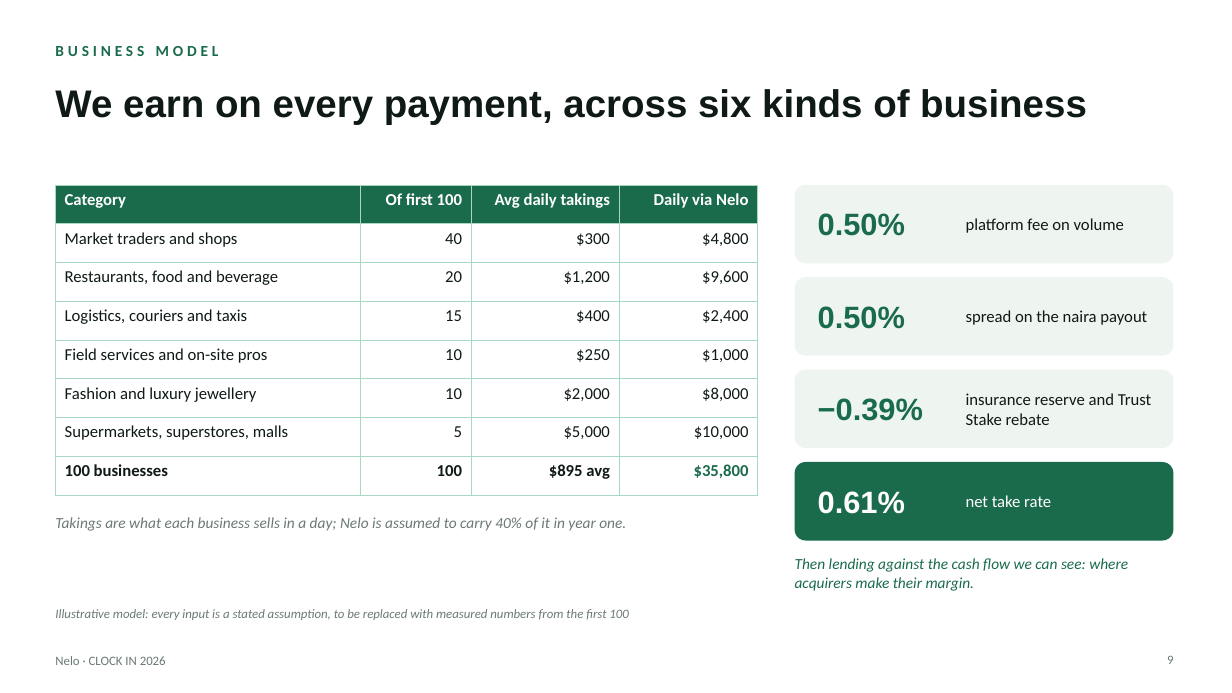
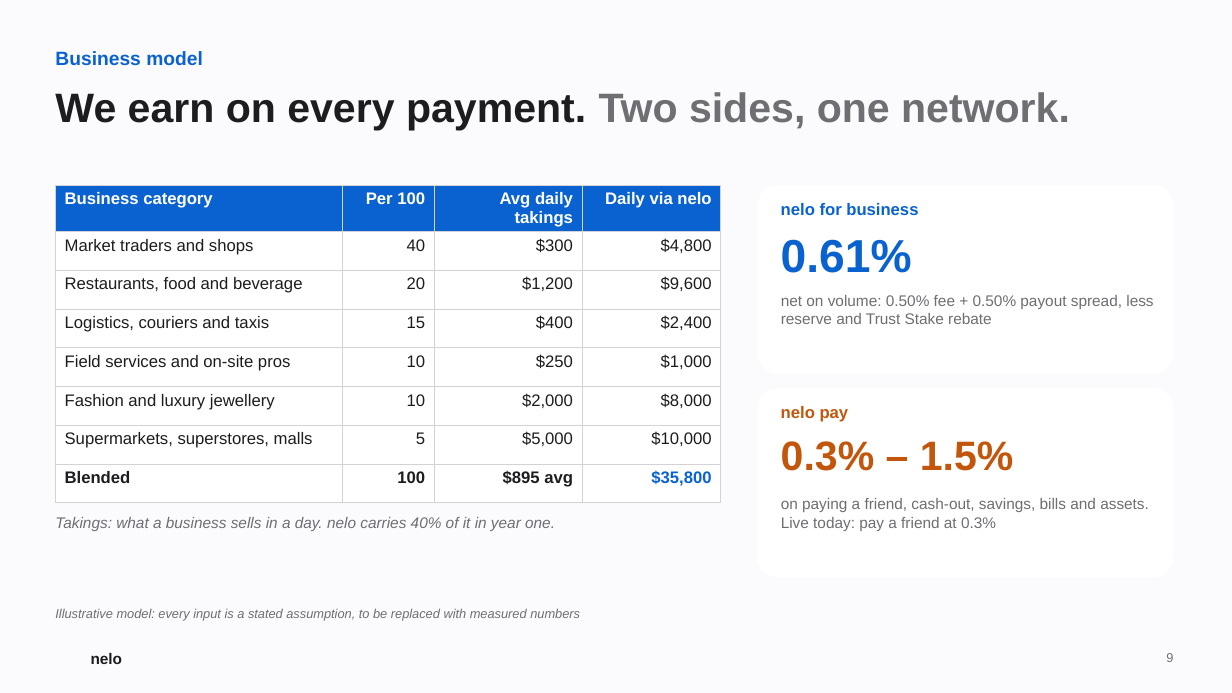
Before and after one commit to Udoka-AM/nelo, a slide deck: slide 9 of docs/deck/nelo-deck.pptx. Drawn at 1232x693 pixels with LibreOffice and Linux fonts; fonts in the diff are those of the drawing; background and template pictures are left out. Boxes give left, top, right and bottom in pixels: in the first picture for what was removed or moved away, otherwise in the second. Text is boxed around its words. In the diff, an @@ line names an element or a change of style, - is before the commit and + after.

Commit message:
Deck in the site's brand; 300 businesses in year one; nelo pay revenue and services
The deck now uses the landing site's look: black aurora for the title, the
nelo pay slide and the close, light cards elsewhere, blue for business and
orange for nelo pay, two-tone headlines, the gradient mark, and the real app
stills in phone frames. The title is 'Every business can now take payments on
Solana. Even when the network is down.'

Year one is 300 businesses (100 in the first 90 days). A new slide sets out
nelo pay's services from month six: cash out, savings with yield, bills,
stocks and real-world assets, and an agent payments API, each with its fee
and launch month. A three-year projection adds their revenue, and agent
volume, to the business fees. UseAzza joins paj.cash as a payout partner with
9+ more currencies, declared as integration next. The video script follows
the new deck.

```diff
--- a/docs/deck/nelo-deck.pptx
+++ b/docs/deck/nelo-deck.pptx
@@ background #FFFFFF to #FBFBFD @@
@@ text at (x1=55, y1=51, x2=203, y2=65): text changed; size 12 to 15 pt; font Calibri to Arial; text colour #1A6B4C to #0A62D0 @@
-BUSINESS MODEL
+Business model
@@ title at (x1=55, y1=92, x2=1070, y2=130): text changed; size 30 to 32 pt; text colour #0F1A16 to #1D1D1F @@
-We earn on every payment, across six kinds of business
+We earn on every payment. Two sides, one network.
@@ table at (x1=55, y1=185, x2=721, y2=491) @@
-row 1: Category | Of first 100 | Avg daily takings | Daily via Nelo
+row 1: Business category | Per 100 | Avg daily takings | Daily via nelo
-row 8, column 1: 100 businesses
+row 8, column 1: Blended
@@ fill #1A6B4C to #0A62D0 in row 1 @@
@@ fill none to #FFFFFF in 28 cells @@
@@ font Calibri to Arial in "Avg daily takings", "Market traders and shops", "40", "$300" and 24 more places @@
@@ text colour #0F1A16 to #1D1D1F in "Market traders and shops", "40", "$300", "$4,800" and 22 more places @@
@@ text colour #1A6B4C to #0A62D0 in "$35,800" @@
@@ borders changed @@
@@ table resized from (x1=55, y1=185, x2=758, y2=483) to (x1=55, y1=185, x2=721, y2=491) @@
@@ rounded rectangle resized from (x1=795, y1=185, x2=1174, y2=263) to (x1=758, y1=185, x2=1174, y2=374) @@
@@ rounded rectangle at (x1=758, y1=185, x2=1174, y2=374): fill #EEF5F1 to #FFFFFF; proportions changed @@
@@ text at (x1=781, y1=203, x2=918, y2=215): text changed; size 24 to 13 pt; text colour #1A6B4C to #0A62D0 @@
-0.50%
+nelo for business
@@ text "nelo for business" at (x1=781, y1=203, x2=918, y2=215): vertical alignment middle to top @@
@@ text "0.61%" moved from (x1=818, y1=491, x2=905, y2=514) to (x1=781, y1=239, x2=912, y2=273) @@
@@ text "0.61%" at (x1=781, y1=239, x2=912, y2=273): size 24 to 36 pt, text colour #FFFFFF to #0A62D0; vertical alignment middle to top @@
@@ text removed at (x1=966, y1=218, x2=1124, y2=233) @@
-platform fee on volume
@@ text at (x1=781, y1=295, x2=1153, y2=324): text added @@
+net on volume: 0.50% fee + 0.50% payout spread, less reserve and Trust Stake rebate
@@ text "net on volume: 0.50% fee ..." moved from (x1=795, y1=277, x2=1174, y2=356) to (x1=781, y1=295, x2=1153, y2=324) @@
@@ text "net on volume: 0.50% fee ..." at (x1=781, y1=295, x2=1153, y2=324): fill #EEF5F1 to none @@
@@ text removed at (x1=818, y1=306, x2=905, y2=329) @@
-0.50%
@@ text removed at (x1=966, y1=310, x2=1147, y2=325) @@
-spread on the naira payout
@@ rounded rectangle resized from (x1=795, y1=462, x2=1174, y2=541) to (x1=758, y1=388, x2=1174, y2=578) @@
@@ rounded rectangle at (x1=758, y1=388, x2=1174, y2=578): fill #1A6B4C to #FFFFFF; proportions changed @@
@@ rounded rectangle removed at (x1=795, y1=370, x2=1174, y2=448) @@
@@ text added at (x1=781, y1=406, x2=849, y2=422), 13 pt, text #C2560C, bold @@
+nelo pay
@@ text removed at (x1=966, y1=393, x2=1151, y2=425) @@
-insurance reserve and Trust Stake rebate
@@ text added at (x1=781, y1=441, x2=1014, y2=471), 32 pt, text #C2560C, bold @@
+0.3% – 1.5%
@@ text "on paying a friend, cash-out, ..." at (x1=781, y1=498, x2=1149, y2=531): vertical alignment middle to top @@
@@ text at (x1=781, y1=498, x2=1149, y2=531): text changed; size 24 to 12 pt; text colour #1A6B4C to #6E6E73; bold off @@
-−0.39%
+on paying a friend, cash-out, savings, bills and assets. Live today: pay a friend at 0.3%
@@ text removed at (x1=966, y1=495, x2=1051, y2=507) @@
-net take rate
@@ text at (x1=55, y1=517, x2=555, y2=531): text changed; font Calibri to Arial; text colour #6B7A74 to #6E6E73 @@
-Takings are what each business sells in a day; Nelo is assumed to carry 40% of it in year one.
+Takings: what a business sells in a day. nelo carries 40% of it in year one.
@@ text removed at (x1=795, y1=558, x2=1128, y2=591) @@
-Then lending against the cash flow we can see: where acquirers make their margin.
@@ text at (x1=55, y1=608, x2=580, y2=620): text changed; font Calibri to Arial; text colour #6B7A74 to #6E6E73 @@
-Illustrative model: every input is a stated assumption, to be replaced with measured numbers from the first 100
+Illustrative model: every input is a stated assumption, to be replaced with measured numbers
@@ text removed at (x1=55, y1=656, x2=166, y2=665) @@
-Nelo · CLOCK IN 2026
@@ text added at (x1=91, y1=653, x2=123, y2=664), 12 pt, text #1D1D1F, bold @@
+nelo
@@ page number at (x1=1166, y1=653, x2=1173, y2=662): font Calibri to Arial, text colour #6B7A74 to #6E6E73 @@
```
Also in this commit, not shown: 11 other slides changed, 5 slides added, 3 slides removed, 1 other file.
